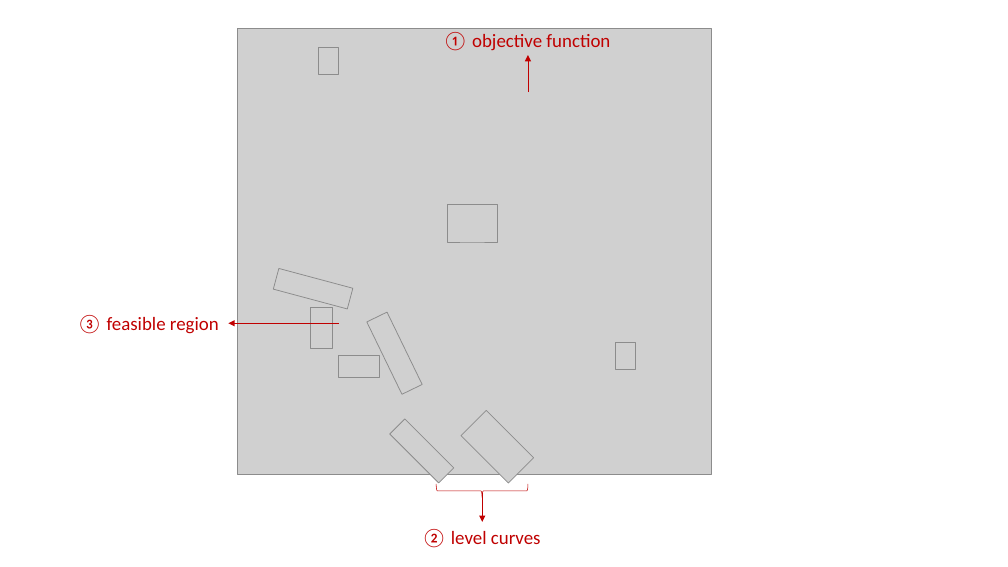
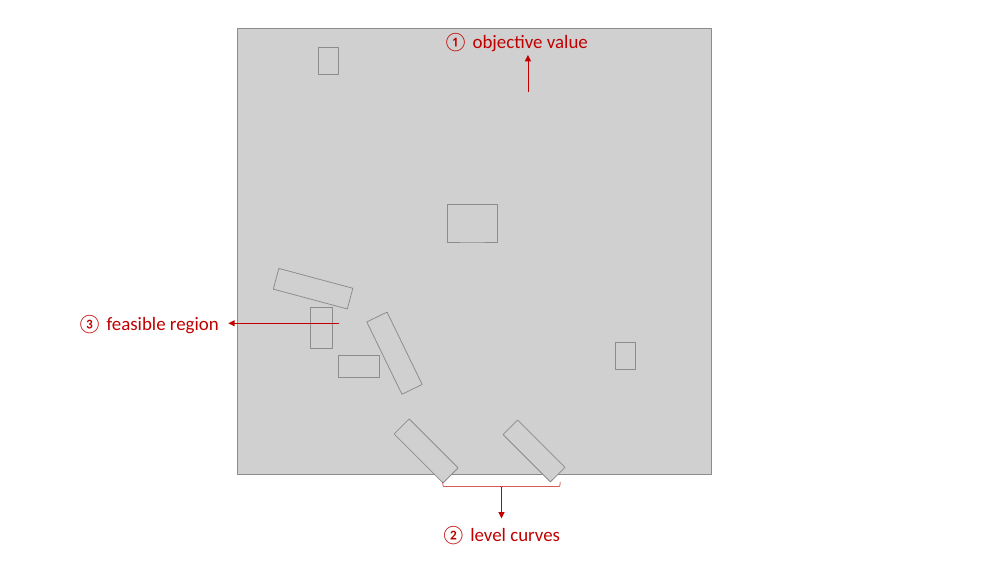
Before and after one commit to khanhnguyendata/duality, a slide deck: slide 4 of ppt/medium.pptx (slide 3 before the commit). Drawn at 1008x567 pixels with LibreOffice and Linux fonts; fonts in the diff are those of the drawing; grey boxes stand for pictures; background and template pictures are left out. Boxes give left, top, right and bottom in pixels: in the first picture for what was removed or moved away, otherwise in the second. Text is boxed around its words. In the diff, an @@ line names an element or a change of style, - is before the commit and + after.

```diff
--- a/ppt/medium.pptx
+++ b/ppt/medium.pptx
@@ text at (443,33,588,52): text changed @@
-① objective function
+① objective value
@@ picture: place and size @@
-picture at (390,419,454,483)
+picture at (394,419,459,483)
@@ picture: place and size @@
-picture at (462,410,534,483)
+picture at (503,420,565,482)
@@ right brace: place and size @@
-right brace at (436,484,527,498)
+right brace at (443,482,560,491)
@@ arrow moved from (482, 493) - (482, 522) to (501, 489) - (501, 519) @@
@@ text "② level curves": place and size @@
-text "② level curves" at (422,529,541,548)
+text "② level curves" at (441,526,560,545)
```
Also in this commit, not shown: 1 other slide changed, 9 slides added, 1 slide removed, 6 other files.
